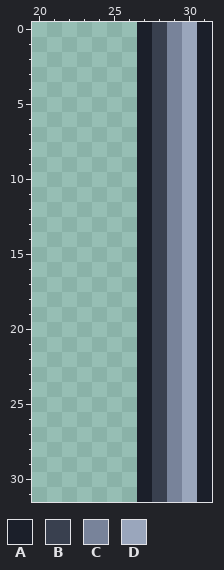
A pixel-art file gets an edit: tiles/halfwall_e.aseprite. The picture above is the old version.
32x32 pixels, 1 frame. Shown: x 20..31, y 0..31.
Visible layers, top first: "shade", "base".
Palette (. is transparent): A #1b1f2a  B #39404f  C #78839a  D #9aa6bc
Pixels before, first column x 27:
 0 ABCDA
 1 ABCDA
 2 ABCDA
 3 ABCDA
 4 ABCDA
 5 ABCDA
 6 ABCDA
 7 ABCDA
 8 ABCDA
 9 ABCDA
10 ABCDA
11 ABCDA
12 ABCDA
13 ABCDA
14 ABCDA
15 ABCDA
16 ABCDA
17 ABCDA
18 ABCDA
19 ABCDA
20 ABCDA
21 ABCDA
22 ABCDA
23 ABCDA
24 ABCDA
25 ABCDA
26 ABCDA
27 ABCDA
28 ABCDA
29 ABCDA
30 ABCDA
31 ABCDA
After the commit:
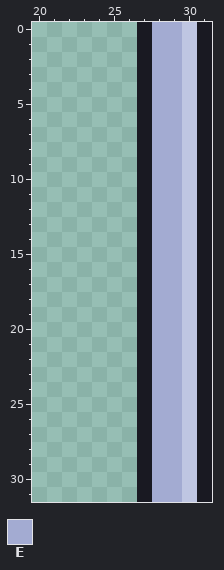
Colours new in this view: E #a3abd2
Change:
colour A: #1b1f2a -> #191922
colour D: #9aa6bc -> #bfc6e2
Layers "ink", "flat":
y 0..31: x 28..29 BC -> EE
Changed places in both pictures, as pixel boxes (x1, y1, x2, y2):
changed: (137, 22, 212, 502)
